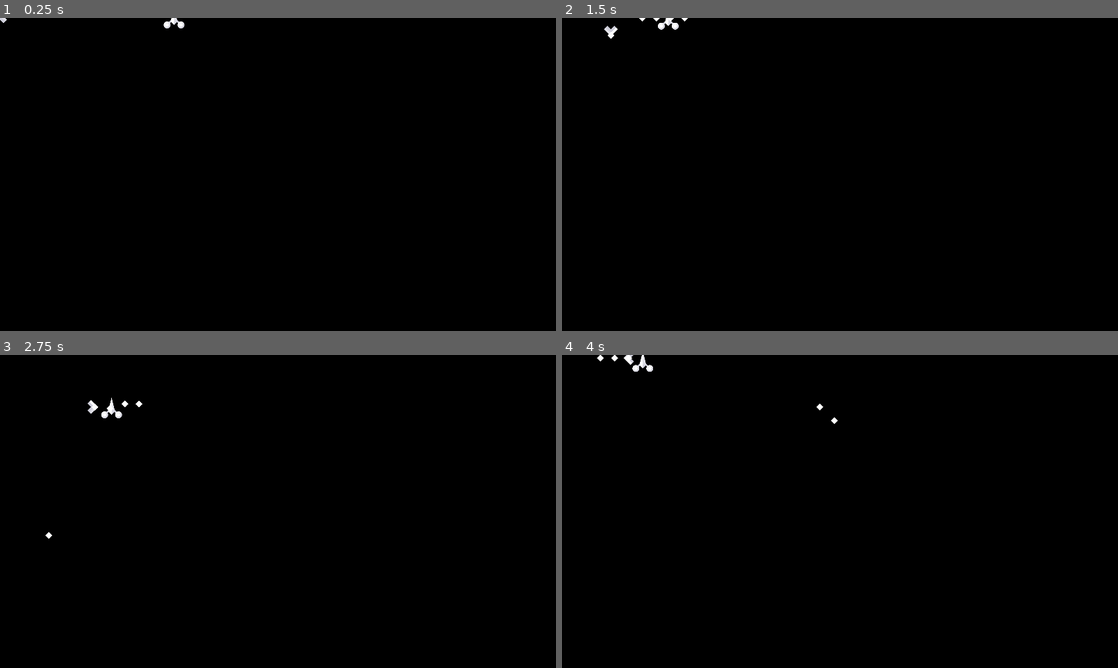
Above: before the commit, frames 1-4 (two rows, left to right).
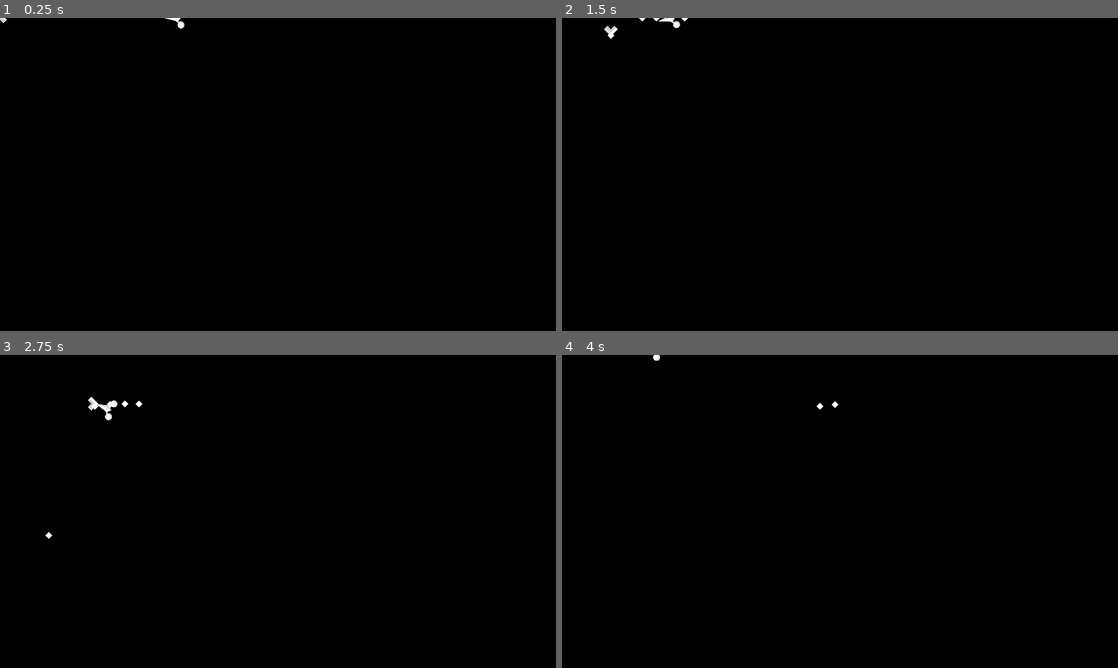
Above: after the commit, the same moments.

Repository: wdfeer/spaceshooter
Game: Godot game, scene res://src/game.tscn
Two runs of this game, one before a commit and one after it. Both use one fixed random seed, a clock stepped at 60 frames per second and the inputs below.
Inputs (mouse positions are in pixels of both pictures, inside the frame that each line leads up to):
- Up to frame 1 (0.25 s): no input
- Up to frame 2 (1.5 s): move the mouse to (962, 158) at 0.52 s; press the mouse at (962, 158) at 0.53 s; hold D (right) 0.53-1.28 s; move the mouse to (728, 190) at 1.27 s; release the mouse at (728, 190) at 1.28 s; hold S (down) from 1.28 s (still down); click (728, 190) at 1.35 s
- Up to frame 3 (2.75 s): move the mouse to (333, 442) at 2.02 s; release S (down) at 2.03 s; press the mouse at (333, 442) at 2.03 s; hold D (right) from 2.03 s (still down)
- Up to frame 4 (4 s): move the mouse to (812, 574) at 2.77 s; release D (right) at 2.78 s; release the mouse at (812, 574) at 2.78 s; hold W (up) 2.78-3.53 s; click (812, 574) at 2.85 s; move the mouse to (1006, 558) at 3.52 s; press the mouse at (1006, 558) at 3.53 s; hold A (left) from 3.53 s (still down)

The runs differ from the first frame. In frame 1, less than 0.1% of the frame differs, in the area x 29-33%, y 0-4%; in frame 2, less than 0.1%; in frame 3, 0.2%; in frame 4, 0.2%, in the area x 6-50%, y 0-22%.

Commit message:
Enemy face player

Diff:
--- a/src/enemy.gd
+++ b/src/enemy.gd
@@ -4,6 +4,7 @@
 
 func _physics_process(delta: float) -> void:
 	velocity = global_position.direction_to(get_player_position()) * SPEED
+	rotation = velocity.angle() + PI / 2
 	move_and_slide()
 
 func get_player_position() -> Vector2:
